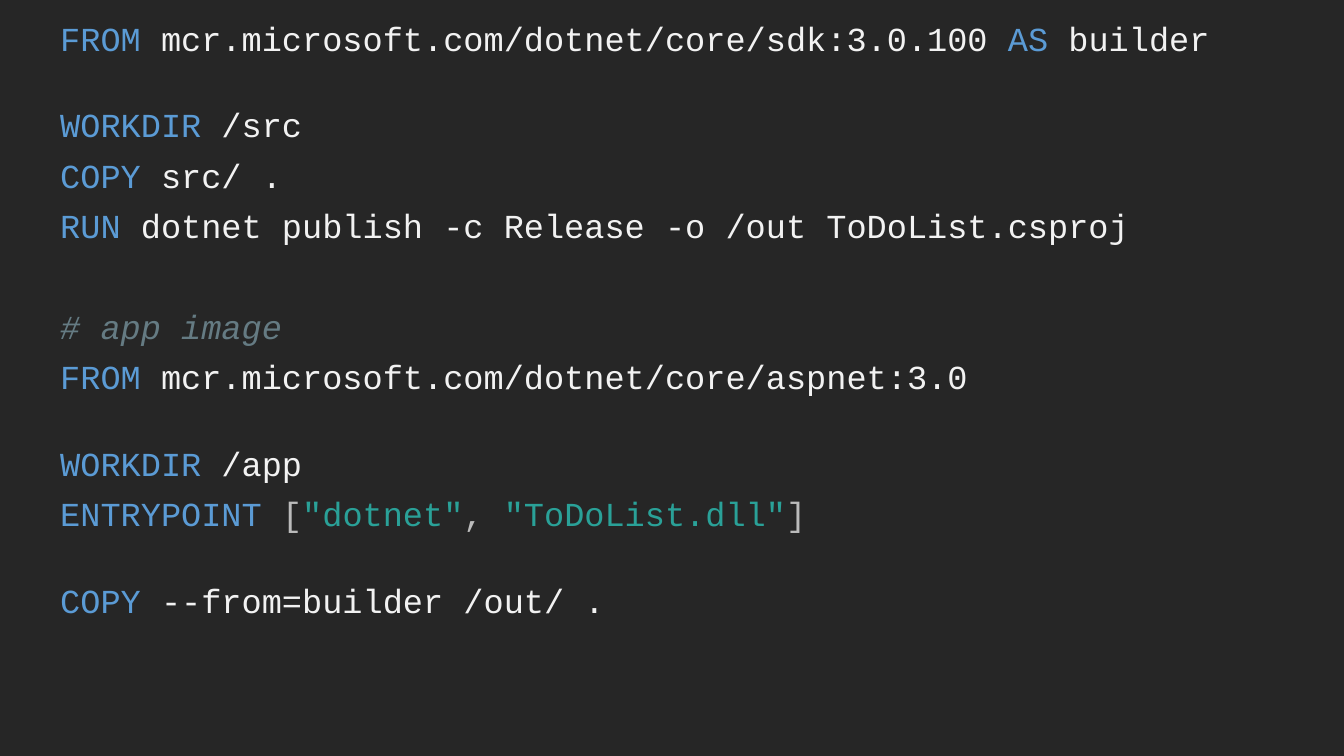
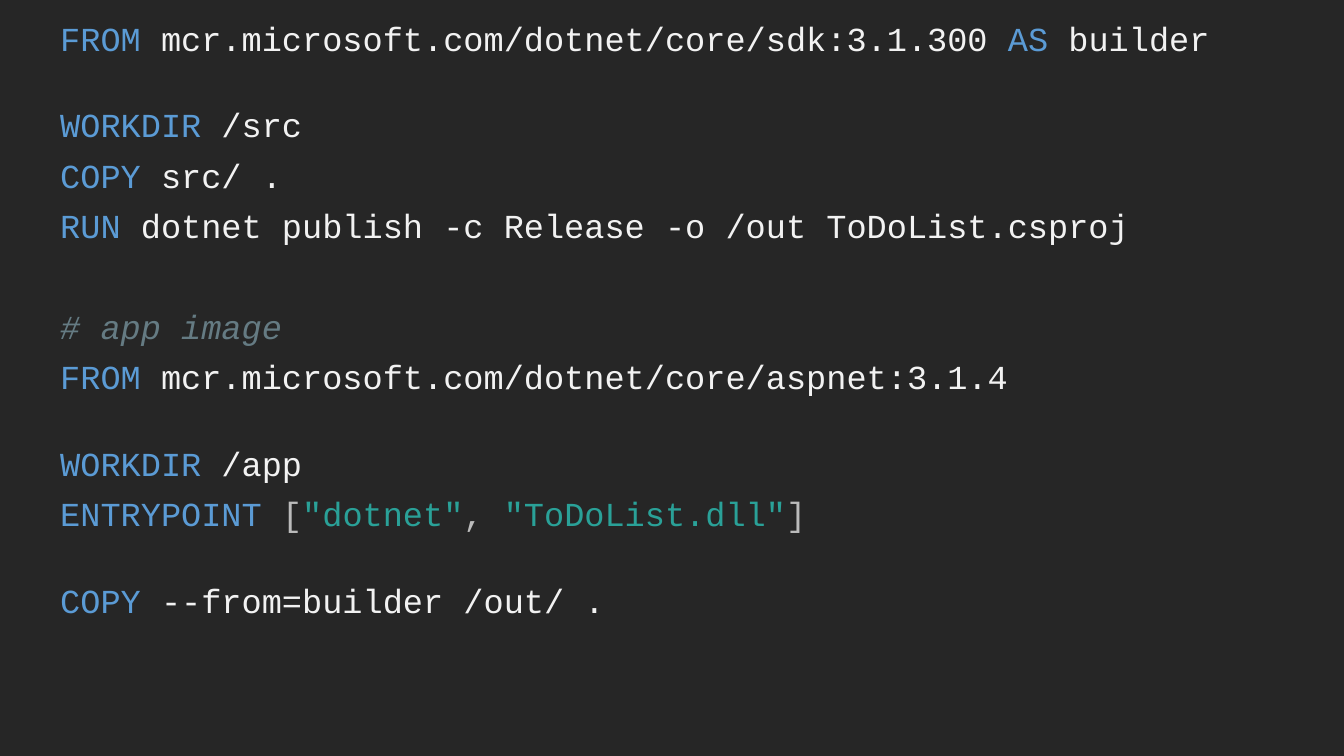
Before and after one commit to sixeyed/dak4.net, a slide deck: slide 4 of slides/01-docker-101.pptx. Drawn at 1344x756 pixels with LibreOffice and Linux fonts; fonts in the diff are those of the drawing. Boxes give left, top, right and bottom in pixels: in the first picture for what was removed or moved away, otherwise in the second. Text is boxed around its words. In the diff, an @@ line names an element or a change of style, - is before the commit and + after.

```diff
--- a/slides/01-docker-101.pptx
+++ b/slides/01-docker-101.pptx
@@ text at bbox=[60, 26, 1209, 52]: text changed @@
-FROM mcr.microsoft.com/dotnet/core/sdk:3.0.100 AS builder
+FROM mcr.microsoft.com/dotnet/core/sdk:3.1.300 AS builder
@@ text at bbox=[60, 365, 1008, 396]: text changed @@
-FROM mcr.microsoft.com/dotnet/core/aspnet:3.0
+FROM mcr.microsoft.com/dotnet/core/aspnet:3.1.4
```
Also in this commit, not shown: 2 other slides changed, 8 other files.
